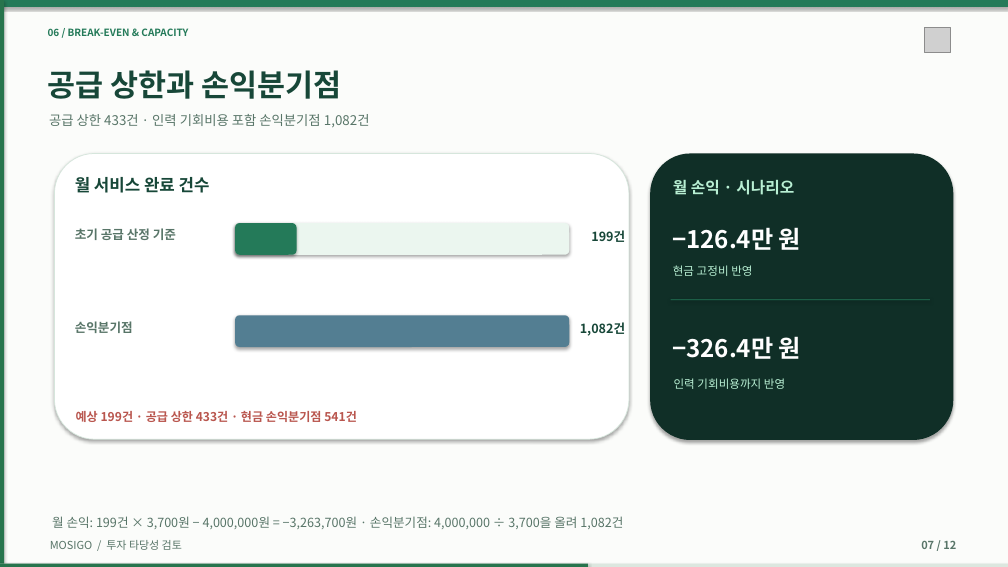
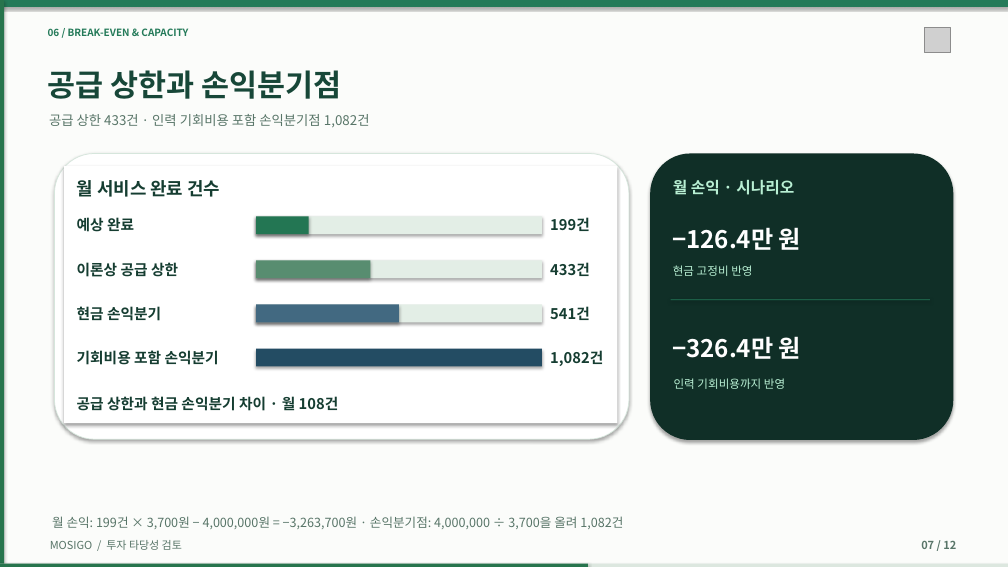
Before and after one commit to dohyunkimmm/mosigo-case-study, a slide deck: slide 7 of downloads/MOSIGO_IR_Investment_Review_12slides.pptx. Drawn at 1008x567 pixels with LibreOffice and Linux fonts; fonts in the diff are those of the drawing; grey boxes stand for pictures. Boxes give left, top, right and bottom in pixels: in the first picture for what was removed or moved away, otherwise in the second. Text is boxed around its words. In the diff, an @@ line names an element or a change of style, - is before the commit and + after.

```diff
--- a/downloads/MOSIGO_IR_Investment_Review_12slides.pptx
+++ b/downloads/MOSIGO_IR_Investment_Review_12slides.pptx
@@ rectangle added at <box>64,166,618,423</box>, fill #FFFFFF @@
@@ text "월 서비스 완료 건수" at <box>77,180,220,197</box>: size 16 to 17 pt, text colour #174738 to #153D31; line spacing 1.27 to 1 @@
@@ text removed at <box>75,228,176,240</box> @@
-초기 공급 산정 기준
@@ text added at <box>77,217,134,232</box>, 14 pt, text #153D31, bold @@
+예상 완료
@@ rounded rectangle removed at <box>235,223,569,255</box> @@
@@ rounded rectangle removed at <box>235,223,296,255</box> @@
@@ rectangle added at <box>256,216,542,234</box>, fill #E3EEE6 @@
@@ rectangle added at <box>256,216,309,234</box>, fill #237653 @@
@@ text "199건": place and size @@
-text "199건" at <box>591,230,625,242</box>
+text "199건" at <box>550,217,590,231</box>
@@ text "199건" at <box>550,217,590,231</box>: size 12 to 14 pt, text colour #174738 to #153D31; alignment right to left; line spacing 1.27 to 1 @@
@@ text added at <box>77,262,178,277</box>, 14 pt, text #153D31, bold @@
+이론상 공급 상한
@@ rectangle added at <box>256,260,542,278</box>, fill #E3EEE6 @@
@@ rectangle added at <box>256,260,371,278</box>, fill #588D70 @@
@@ text added at <box>550,262,590,276</box>, 14 pt, text #153D31, bold @@
+433건
@@ text at <box>77,306,161,321</box>: text changed; size 12 to 14 pt; text colour #587568 to #153D31 @@
-손익분기점
+현금 손익분기
@@ rounded rectangle removed at <box>235,315,569,347</box> @@
@@ rectangle added at <box>256,305,542,323</box>, fill #E3EEE6 @@
@@ rectangle added at <box>256,305,399,323</box>, fill #426981 @@
@@ text added at <box>550,306,590,320</box>, 14 pt, text #153D31, bold @@
+541건
@@ text added at <box>77,350,219,365</box>, 14 pt, text #153D31, bold @@
+기회비용 포함 손익분기
@@ rectangle added at <box>256,349,542,367</box>, fill #234C63 @@
@@ text "1,082건" at <box>550,350,603,366</box>: size 12 to 14 pt, text colour #174738 to #153D31; alignment right to left; line spacing 1.27 to 1 @@
@@ text "1,082건": place and size @@
-text "1,082건" at <box>580,322,625,336</box>
+text "1,082건" at <box>550,350,603,366</box>
@@ text at <box>77,396,339,411</box>: text changed; size 11.5 to 14 pt; text colour #B9564E to #153D31 @@
-예상 199건 · 공급 상한 433건 · 현금 손익분기점 541건
+공급 상한과 현금 손익분기 차이 · 월 108건
```
Also in this commit, not shown: 2 other slides changed, 10 other files.
